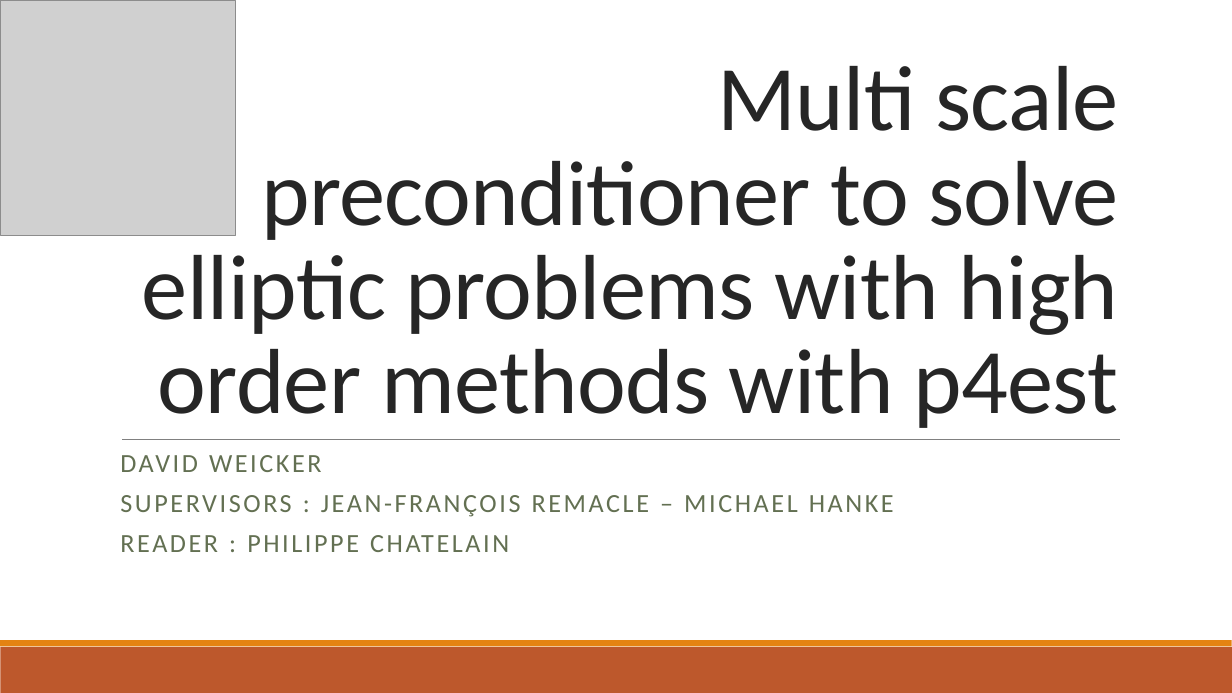
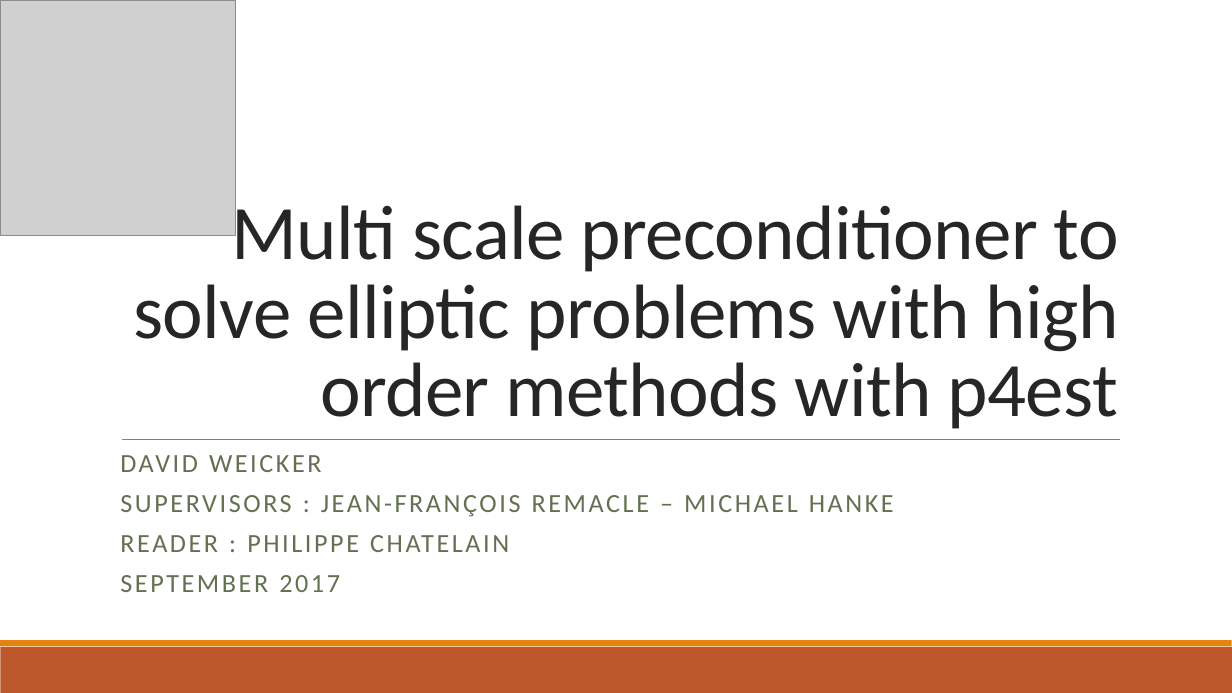
Before and after one commit to dweicker/pres, a slide deck: slide 1 of thesis.pptx. Drawn at 1232x693 pixels with LibreOffice and Linux fonts; fonts in the diff are those of the drawing; grey boxes stand for pictures. Boxes give left, top, right and bottom in pixels: in the first picture for what was removed or moved away, otherwise in the second. Text is boxed around its words. In the diff, an @@ line names an element or a change of style, - is before the commit and + after.

```diff
--- a/thesis.pptx
+++ b/thesis.pptx
@@ title "Multi scale preconditioner to solve ..." at <box>133,195,1119,429</box>: size 72 to 60 pt @@
@@ subtitle at <box>120,575,340,592</box>: paragraph added @@
+SEPTEMBER 2017
```
Also in this commit, not shown: 2 other slides changed, 5 slides added, 4 other files.
